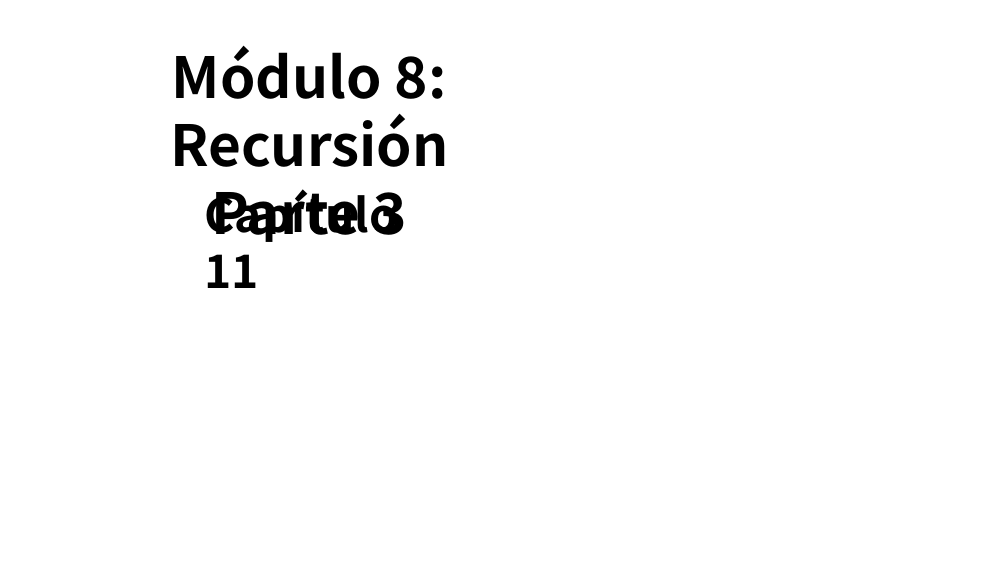
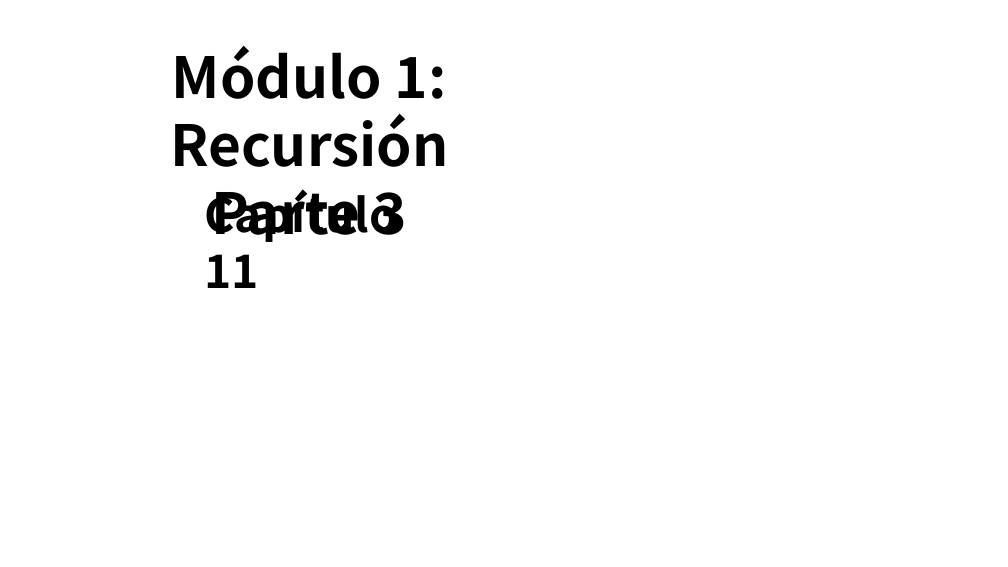
Before and after one commit to OMardil/INFO2_2021, a slide deck: slide 1 of H01_Recursion/01 Presentacion/H01_3_PPT-Merge_Sort.pptx. Drawn at 1008x567 pixels with LibreOffice and Linux fonts; fonts in the diff are those of the drawing; background and template pictures are left out. Boxes give left, top, right and bottom in pixels: in the first picture for what was removed or moved away, otherwise in the second. Text is boxed around its words. In the diff, an @@ line names an element or a change of style, - is before the commit and + after.

```diff
--- a/H01_Recursion/01 Presentacion/H01_3_PPT-Merge_Sort.pptx
+++ b/H01_Recursion/01 Presentacion/H01_3_PPT-Merge_Sort.pptx
@@ text at [170, 46, 448, 167]: text changed @@
-Módulo 8: Recursión
+Módulo 1: Recursión
```
